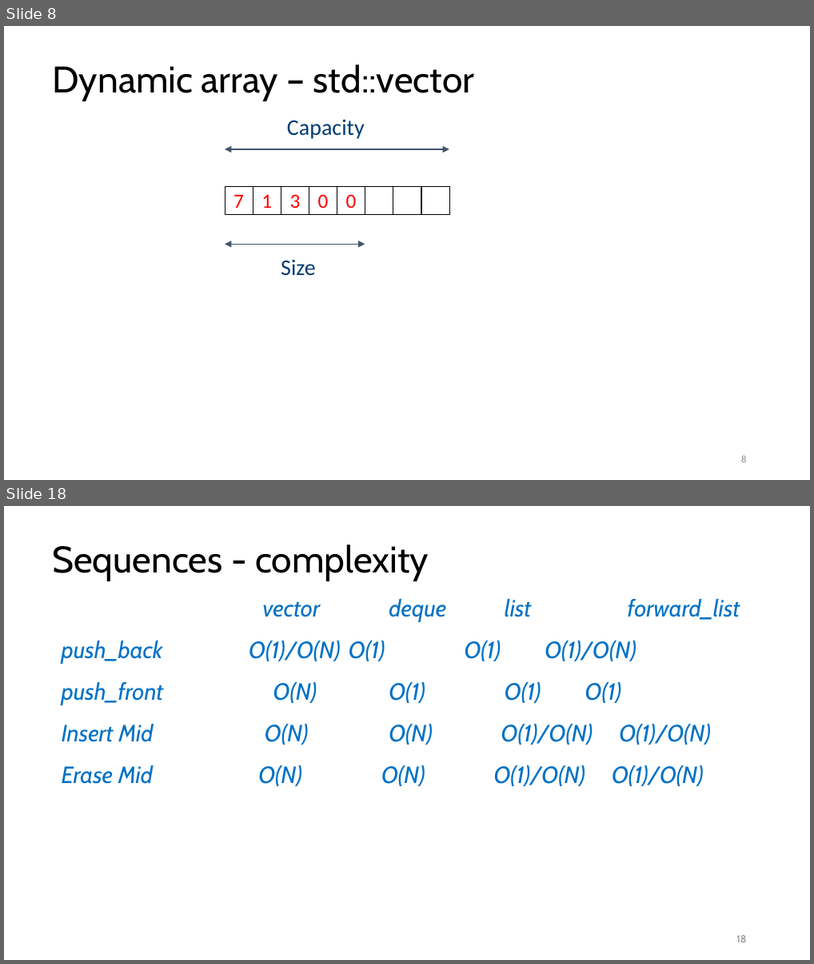
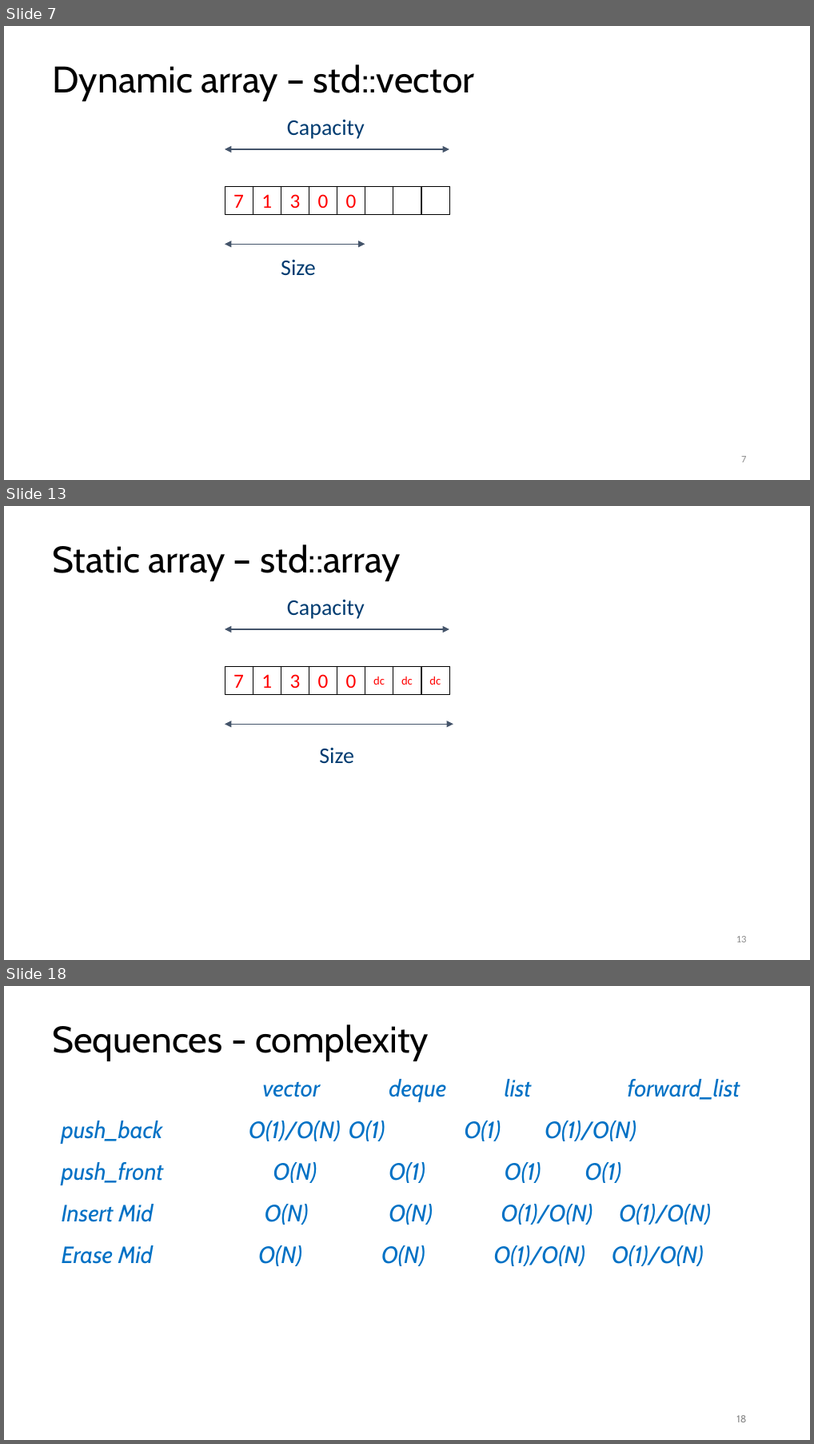
Before and after one commit to rarutyun/cpp-courses, a slide deck: 03_containrers_and_initialization/03_containers.pptx. Shown one above the other, each under a label of ours: slides 8 and 18 before the commit, slides 7, 13 and 18 after it; the slides between them are not shown. The pictures are 814x964 and 814x1444 pixels, drawn with LibreOffice and Linux fonts; fonts in the diff are those of the drawing. Boxes give left, top, right and bottom in pixels: in the first picture for what was removed or moved away, otherwise in the second. Text is boxed around its words. In the diff, an @@ line names an element or a change of style, - is before the commit and + after.

```diff
--- a/03_containrers_and_initialization/03_containers.pptx
+++ b/03_containrers_and_initialization/03_containers.pptx
@@ slide 13 added at [4,506,810,960], background #FFFFFF @@
@@ title added at [52,544,401,581], 33 pt, text #000000 @@
+Static array – std::array
@@ text added at [287,599,365,619], 20 pt, text #003C71 @@
+Capacity
@@ double arrow added from (225, 629) to (449, 629), #44546A 1 pt @@
@@ rectangle added at [225,667,253,695], fill #FFFFFF, outline #000000 0.5 pt, 18 pt, text #FF0000 @@
+7
@@ rectangle added at [253,667,282,695], fill #FFFFFF, outline #000000 0.5 pt, 18 pt, text #FF0000 @@
+1
@@ rectangle added at [282,667,310,695], fill #FFFFFF, outline #000000 0.5 pt, 18 pt, text #FF0000 @@
+3
@@ rectangle added at [309,667,337,695], fill #FFFFFF, outline #000000 0.5 pt, 18 pt, text #FF0000 @@
+0
@@ rectangle added at [337,667,366,695], fill #FFFFFF, outline #000000 0.5 pt, 18 pt, text #FF0000 @@
+0
@@ rectangle added at [366,667,394,695], fill #FFFFFF, outline #000000 0.5 pt, 10.5 pt, text #FF0000 @@
+dc
@@ rectangle added at [394,667,422,695], fill #FFFFFF, outline #000000 0.5 pt, 10.5 pt, text #FF0000 @@
+dc
@@ rectangle added at [422,667,450,695], fill #FFFFFF, outline #000000 0.5 pt, 10.5 pt, text #FF0000 @@
+dc
@@ double arrow added from (225, 724) to (453, 724), #44546A 1 pt @@
@@ text added at [319,747,354,764], 20 pt, text #003C71 @@
+Size
@@ page number added at [737,936,747,942], 9 pt, text #8C8C8C @@
+13
@@ what was slide 8 is now slide 7 @@
@@ page number at [742,456,746,462]: text changed @@
-8
+7
```
Also in this commit, not shown: 14 slides changed, 1 other slide added, 2 slides removed.
